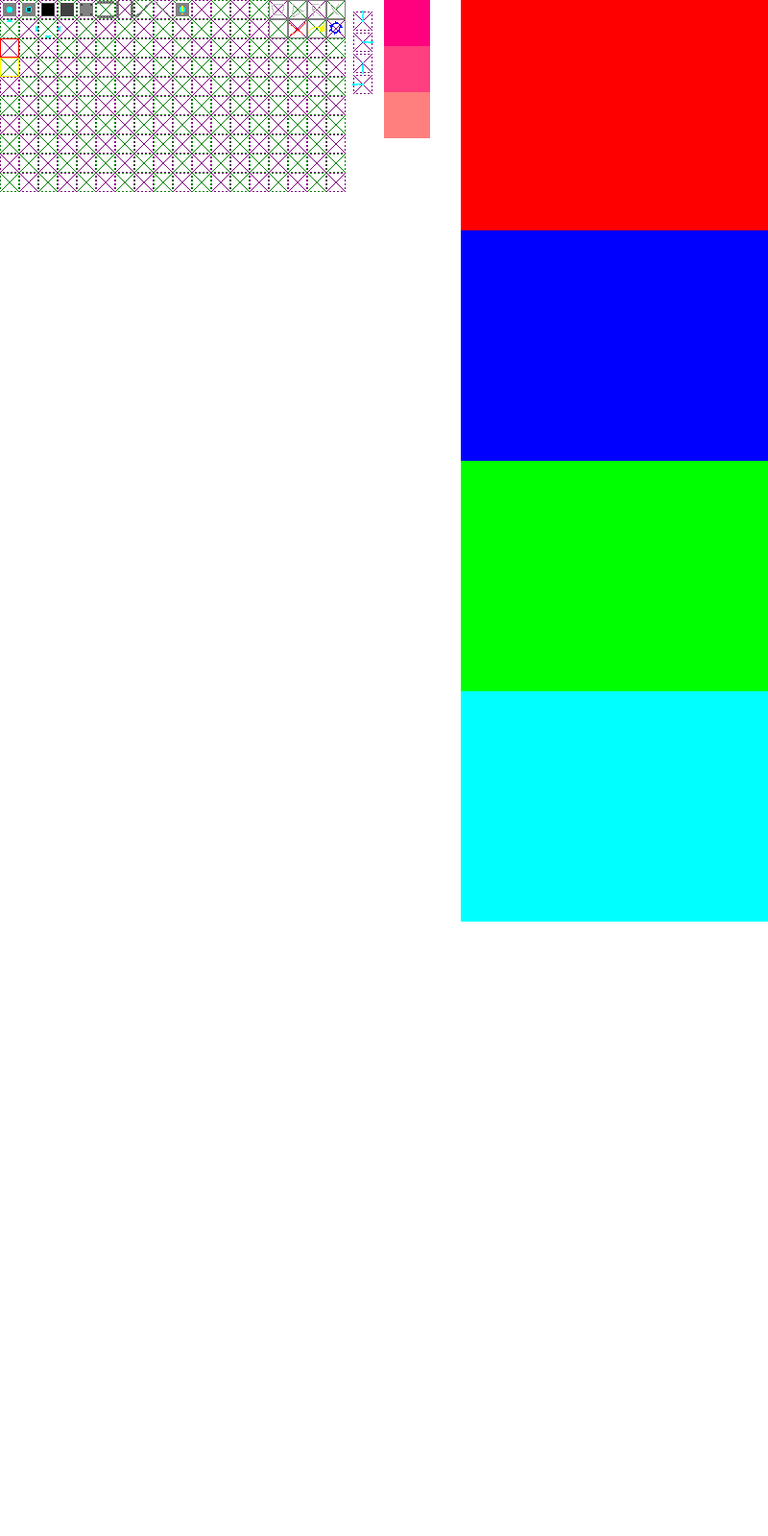
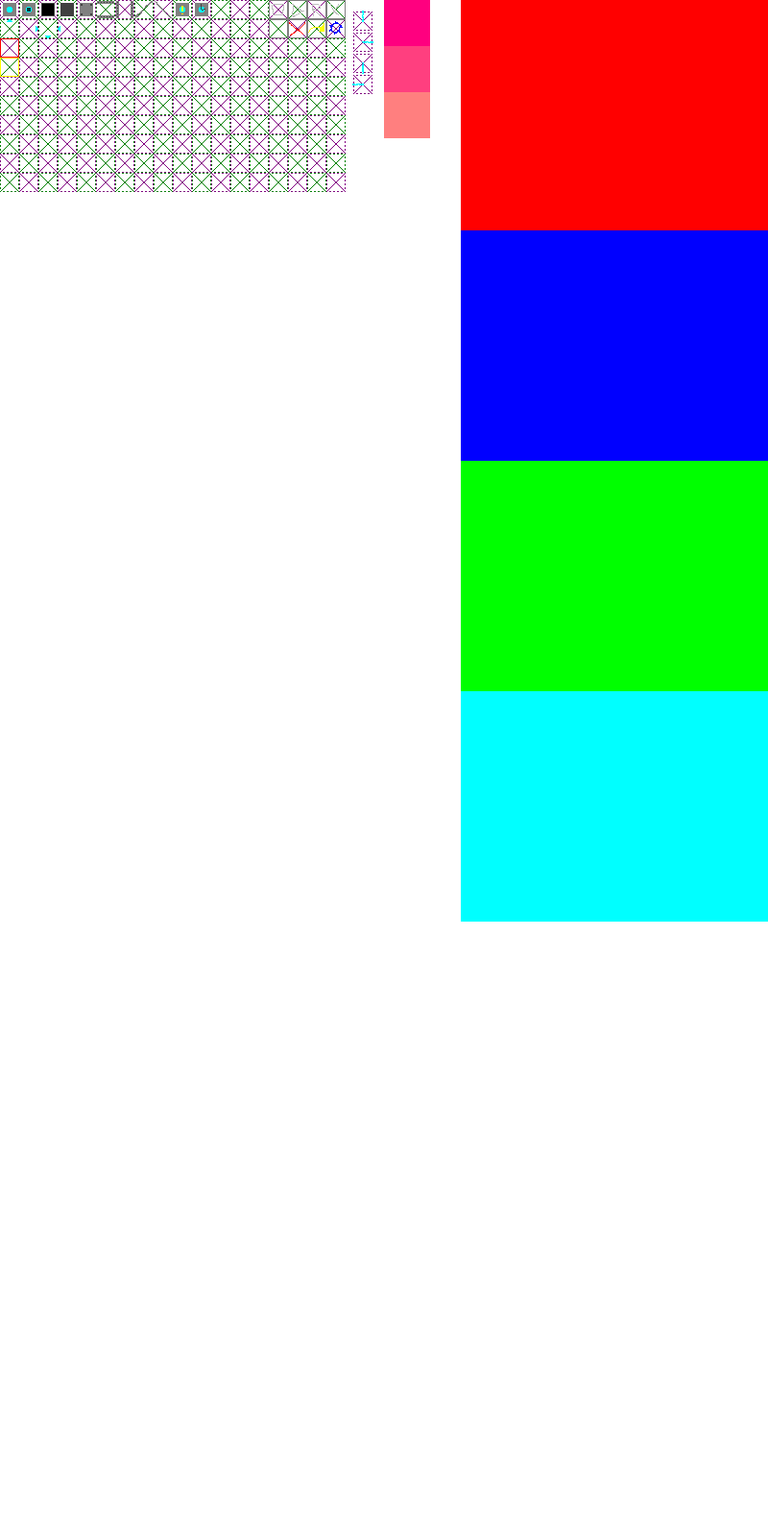
Layer changes from the first 768x1536 image to the second:
painted on "stuff" over <box>194,2,209,17</box>
